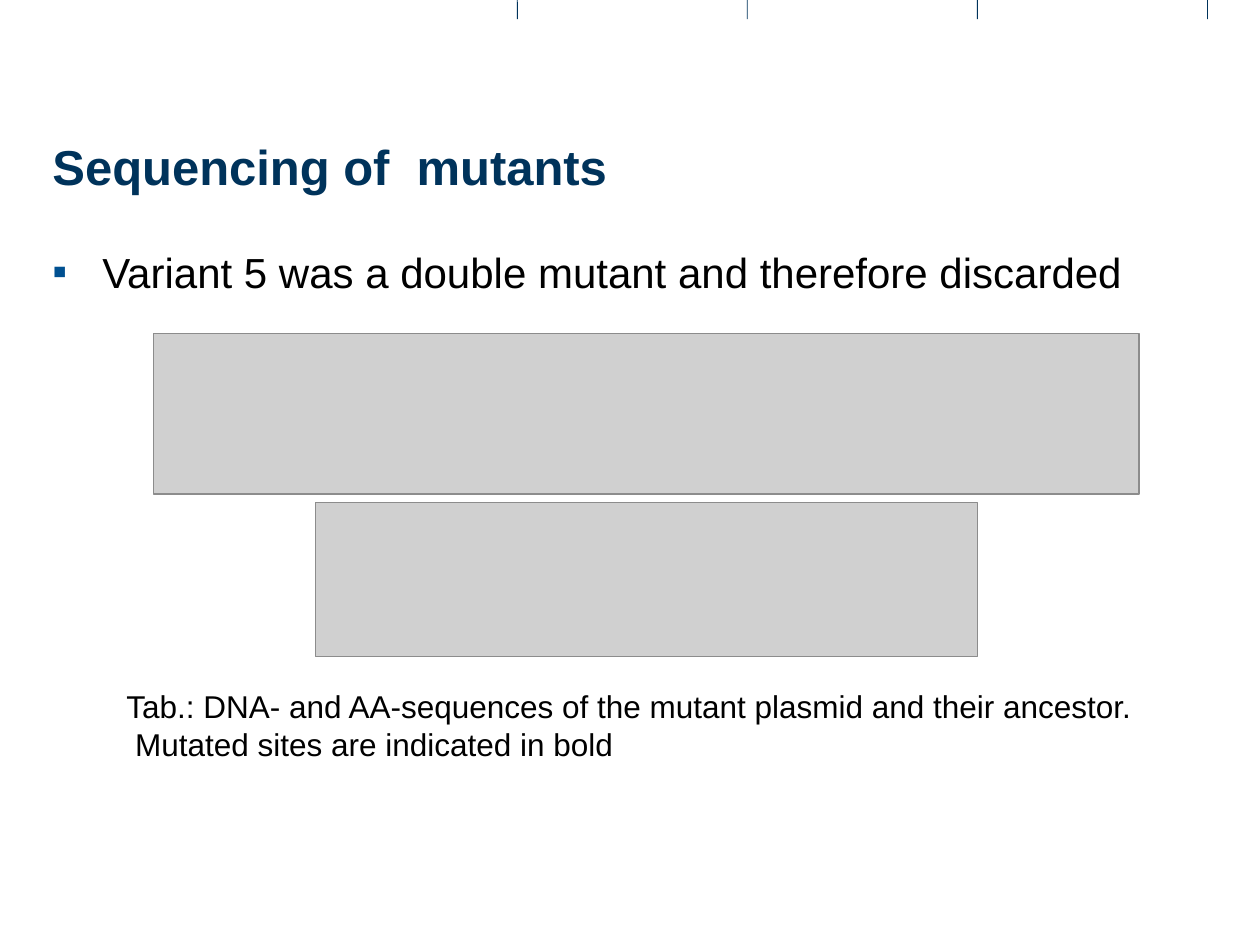
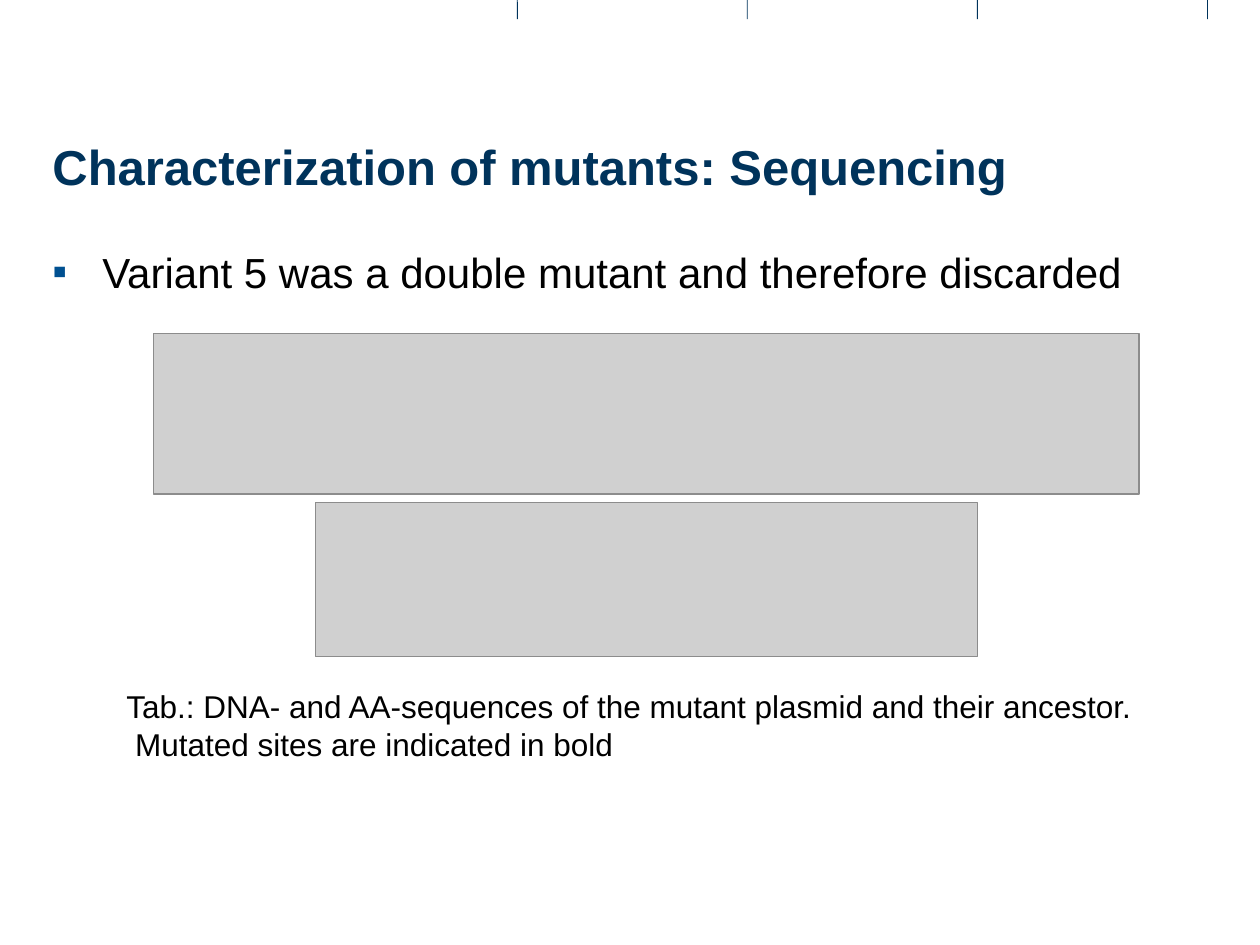
Before and after one commit to Pascal-Stucheli/Lab-Work, a slide deck: slide 7 of Presentation.pptx. Drawn at 1260x945 pixels with LibreOffice and Linux fonts; fonts in the diff are those of the drawing; grey boxes stand for pictures; background and template pictures are left out. Boxes give left, top, right and bottom in pixels: in the first picture for what was removed or moved away, otherwise in the second. Text is boxed around its words. In the diff, an @@ line names an element or a change of style, - is before the commit and + after.

```diff
--- a/Presentation.pptx
+++ b/Presentation.pptx
@@ title at [52, 149, 1006, 196]: text changed @@
-Sequencing of mutants
+Characterization of mutants: Sequencing
```
Also in this commit, not shown: 5 other slides changed, 2 slides added, 2 slides removed, 2 other files.
